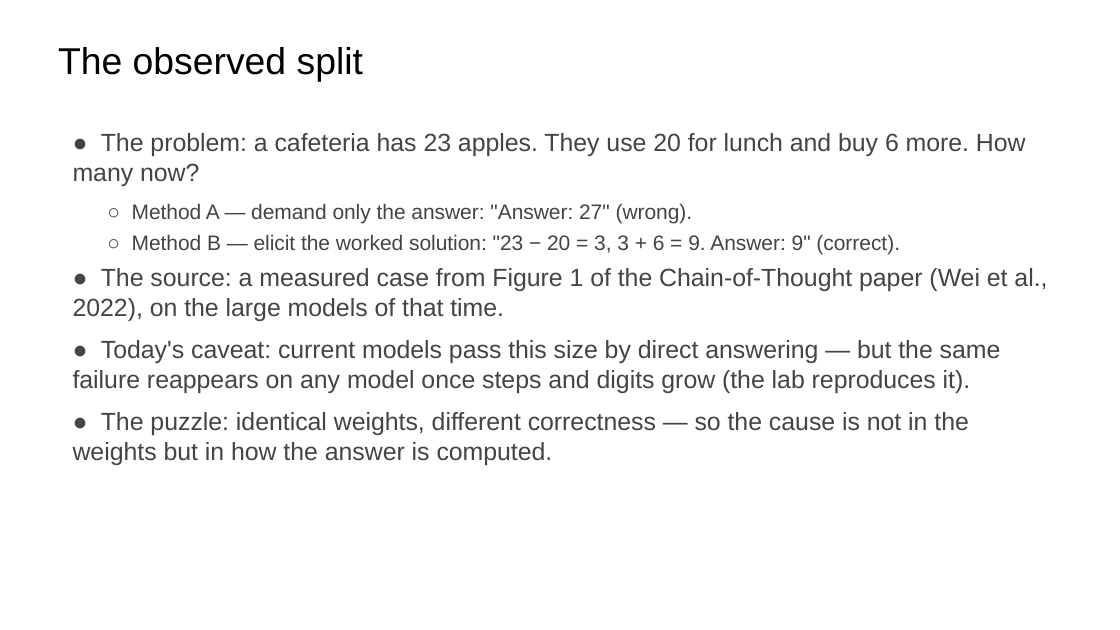
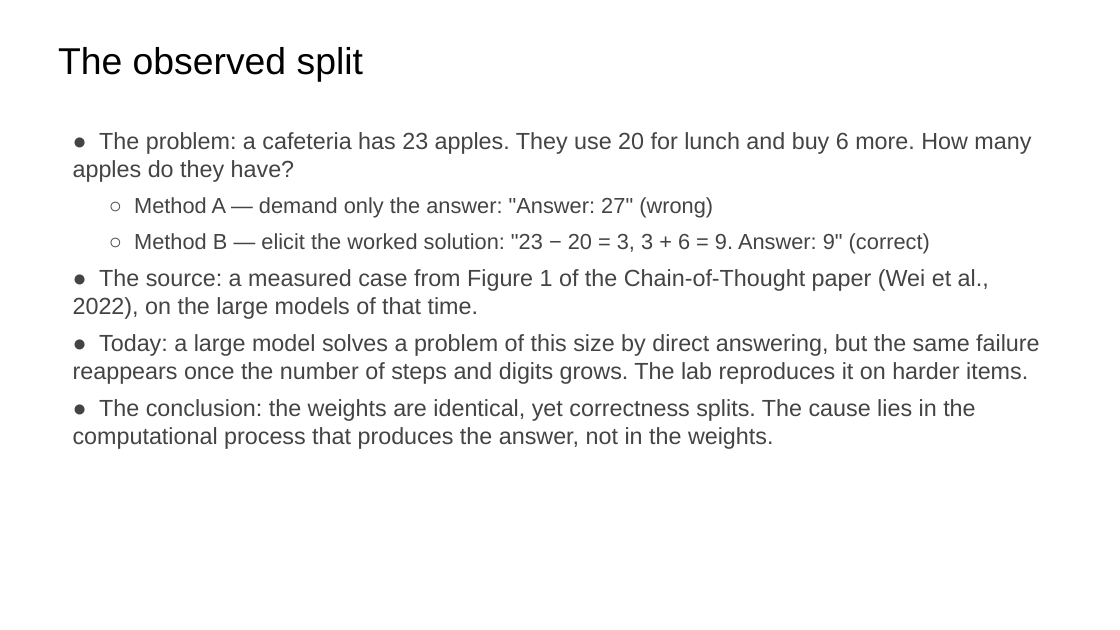
Before and after one commit to ralbu85/stml_2026, a slide deck: slide 6 of lectures/week02/slides-draft-w2.pptx. Drawn at 1120x630 pixels with LibreOffice and Linux fonts; fonts in the diff are those of the drawing. Boxes give left, top, right and bottom in pixels: in the first picture for what was removed or moved away, otherwise in the second. Text is boxed around its words. In the diff, an @@ line names an element or a change of style, - is before the commit and + after.

```diff
--- a/lectures/week02/slides-draft-w2.pptx
+++ b/lectures/week02/slides-draft-w2.pptx
@@ text at box(73, 132, 1031, 253): text changed; size 13.5 to 14 pt @@
-● The problem: a cafeteria has 23 apples. They use 20 for lunch and buy 6 more. How many now?
-○ Method A — demand only the answer: "Answer: 27" (wrong).
-○ Method B — elicit the worked solution: "23 − 20 = 3, 3 + 6 = 9. Answer: 9" (correct).
+● The problem: a cafeteria has 23 apples. They use 20 for lunch and buy 6 more. How many apples do they have?
+○ Method A — demand only the answer: "Answer: 27" (wrong)
+○ Method B — elicit the worked solution: "23 − 20 = 3, 3 + 6 = 9. Answer: 9" (correct)
@@ text at box(73, 269, 989, 319): size 16 to 15 pt in "● The source: a measured case from ..."; less space between paragraphs @@
@@ text at box(73, 334, 1039, 449): text changed; size 16 to 15 pt @@
-● Today's caveat: current models pass this size by direct answering — but the same failure reappears on any model once steps and digits grow (the lab reproduces it).
-● The puzzle: identical weights, different correctness — so the cause is not in the weights but in how the answer is computed.
+● Today: a large model solves a problem of this size by direct answering, but the same failure reappears once the number of steps and digits grows. The lab reproduces it on harder items.
+● The conclusion: the weights are identical, yet correctness splits. The cause lies in the computational process that produces the answer, not in the weights.
```
Also in this commit, not shown: 22 other slides changed, 1 slide added, 1 slide removed, 2 other files.
